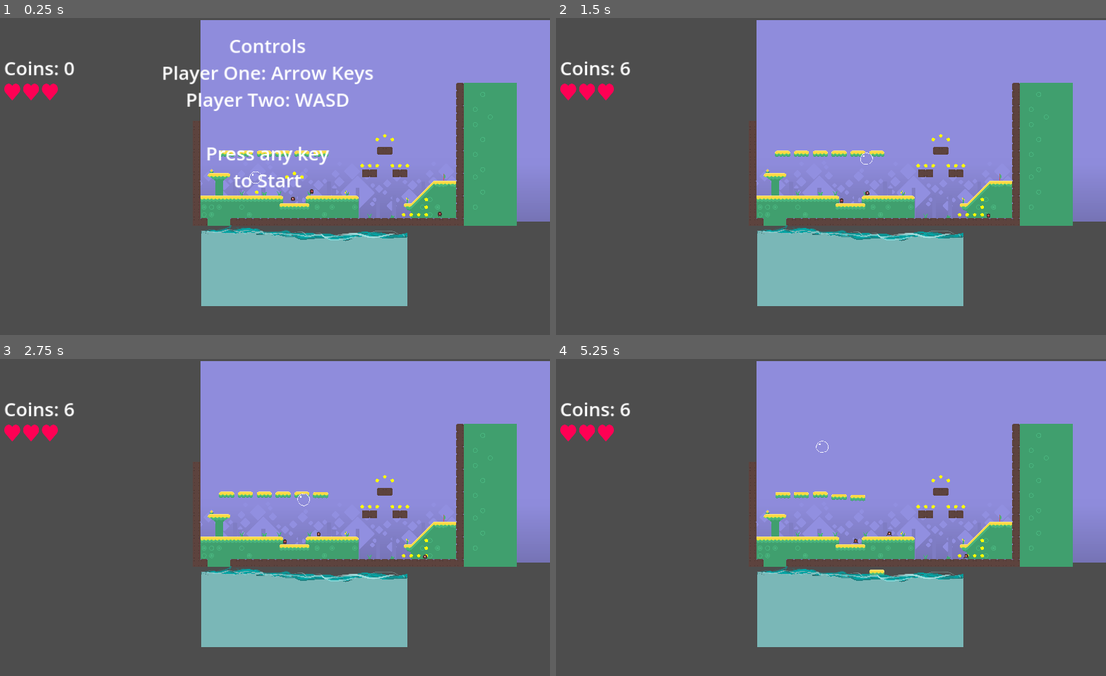
Above: before the commit, frames 1-4 (two rows, left to right).
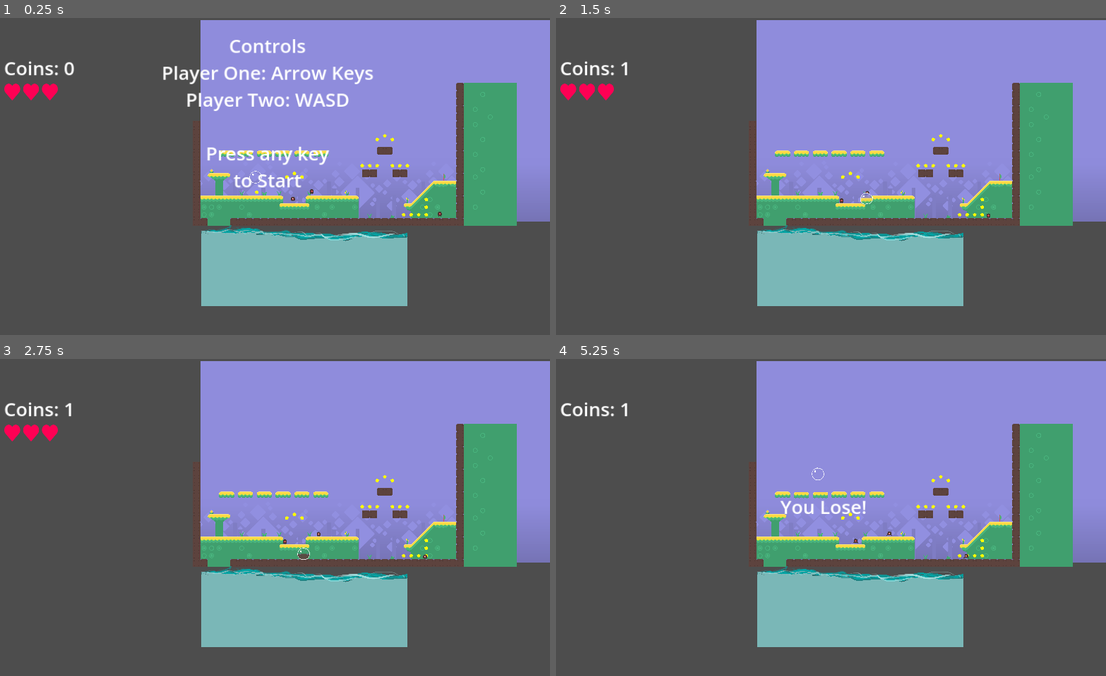
Above: after the commit, the same moments.

Repository: bcrandall0520/BubbleBois
Game: Godot game, scene res://main.tscn
Same seed, same stepped clock (60 frames per second), same inputs: the game is played once before the commit and once after it. This scene is started directly instead of the project's main scene.
Inputs (mouse positions are in pixels of both pictures, inside the frame that each line leads up to):
- Up to frame 1 (0.25 s): no input
- Up to frame 2 (1.5 s): tap Enter at 0.5 s; move the mouse to (798, 239) at 0.52 s; hold Down (player_1_fast_fall) 0.53-1.28 s; hold Right (player_1_right) from 0.53 s (still down); click (798, 239) at 0.67 s; tap Up (player_1_jump) at 0.77, 0.8, 1.07, 1.35 s; move the mouse to (990, 224) at 1.27 s
- Up to frame 3 (2.75 s): tap Up (player_1_jump) at 1.52, 1.82, 2.3 s; tap Down (player_1_fast_fall) at 1.55 s; move the mouse to (99, 469) at 2.02 s; release Right (player_1_right) at 2.03 s; hold Left (player_1_left) from 2.03 s (still down); hold Down (player_1_fast_fall) from 2.03 s (still down)
- Up to frame 4 (5.25 s): move the mouse to (853, 517) at 2.77 s; release Down (player_1_fast_fall) at 2.78 s; tap A (player_2_left) at 2.85 s; click (853, 517) at 2.92 s; tap Up (player_1_jump) at 3.02, 3.32, 3.77, 3.8, 4.07, 4.52, 4.82, 5.1 s; tap Down (player_1_fast_fall) at 3.05, 4.35 s; tap Space at 3.5 s; move the mouse to (737, 438) at 3.52 s; tap D (player_2_right) at 3.6 s; move the mouse to (946, 501) at 4.27 s; release Left (player_1_left) at 4.28 s; hold Right (player_1_right) from 4.28 s (still down); move the mouse to (710, 533) at 5.02 s; click (710, 533) at 5.17 s

The runs differ from the first frame. In frame 1, less than 0.1% of the frame differs, in the area x 45-48%, y 48-53%; in frame 2, 0.1%; in frame 3, 0.2%; in frame 4, 1.0%, in the area x 0-60%, y 13-69%.

Commit message:
Update physics

Diff:
--- a/components/enemy/fly.gd
+++ b/components/enemy/fly.gd
@@ -2,3 +2,8 @@
 
 func _ready():
 	$FlyAnimation.play('Idle')
+
+
+func _on_fly_hitbox_body_entered(body: Node2D) -> void:
+	if body.is_in_group("players"):
+		body.call("pop");
--- a/components/enemy/fly.tscn
+++ b/components/enemy/fly.tscn
@@ -58,13 +58,15 @@
 "": SubResource("AnimationLibrary_kgyae")
 }
 
-[node name="Area2D" type="Area2D" parent="."]
+[node name="FlyHitbox" type="Area2D" parent="."]
 position = Vector2(-0.4, 0.4)
 collision_layer = 3
 collision_mask = 3
 
-[node name="CollisionShape2D" type="CollisionShape2D" parent="Area2D"]
+[node name="CollisionShape2D" type="CollisionShape2D" parent="FlyHitbox"]
 light_mask = 3
 visibility_layer = 3
 position = Vector2(-2.98023e-08, 2.98023e-08)
 shape = SubResource("CircleShape2D_nbhhs")
+
+[connection signal="body_entered" from="FlyHitbox" to="." method="_on_fly_hitbox_body_entered"]
--- a/components/player/character_body_2d.gd
+++ b/components/player/character_body_2d.gd
@@ -2,41 +2,62 @@
 
 
 const SPEED = 1000.0
-const JUMP_VELOCITY = -1000.0
+const JUMP_VELOCITY = -3000.0
 const FAST_FALL_VELOCITY = 1000.0
 
-var IN_WATER;
+var in_water
+var fastfalling
 
 func _ready():
-	var IN_WATER = false
+    var in_water = false
+    var fastfalling = false
 
 func _physics_process(delta: float) -> void:
-	# Add the gravity.
-	if not IN_WATER:
-		velocity += get_gravity() * delta
-		velocity.y -= velocity.y * delta
-	else:
-		velocity -= get_gravity() * delta
-		velocity.y -= velocity.y * delta
+    # Add the gravity.
+    if not in_water:
+        if fastfalling:
+            velocity += get_gravity() * delta * 4
+        else:
+            velocity += get_gravity() * delta * 0.8
+        velocity.y -= velocity.y * delta * 0.7
+    else:
+        if fastfalling and velocity.y > 0:
+            velocity -= get_gravity() * delta * 2
+        else:
+            velocity -= get_gravity() * delta * 4
+        velocity.y -= velocity.y * delta * 0.7
+        fastfalling = false
 
 
-	# Handle jump.
-	if Input.is_action_just_pressed("player_1_jump"):
-		velocity.y = JUMP_VELOCITY
-	if Input.is_action_just_pressed("player_1_fast_fall"):
-		velocity.y = FAST_FALL_VELOCITY
-	# Get the input direction and handle the movement/deceleration.
-	# As good practice, you should replace UI actions with custom gameplay actions.
-	var direction := Input.get_axis("player_1_left", "player_1_right")
-	if direction:
-		velocity.x = direction * SPEED
-	else:
-		velocity.x = move_toward(velocity.x, 0, SPEED)
+    # Handle jump.
+    if Input.is_action_just_pressed("player_1_jump"):
+        if in_water:
+            velocity.y = JUMP_VELOCITY
+    if Input.is_action_just_pressed("player_1_fast_fall"):
+        velocity.y = FAST_FALL_VELOCITY
 
-	move_and_slide()
+    if Input.is_action_pressed("player_1_fast_fall"):
+        fastfalling = true
+    else:
+        fastfalling = false
+
+
+    # Get the input direction and handle the movement/deceleration.
+    # As good practice, you should replace UI actions with custom gameplay actions.
+    var direction := Input.get_axis("player_1_left", "player_1_right")
+    if direction:
+        velocity.x = direction * SPEED
+    else:
+        velocity.x = move_toward(velocity.x, 0, SPEED)
+
+    move_and_slide()
 
 func pushup(force: float):
-	IN_WATER = true;
+    in_water = true
 
 func leftTheWater():
-	IN_WATER = false;
+    in_water = false
+
+func pop():
+    #get_tree().paused = true
+    pass
Not shown: 1 places in components/enemy/fly.tscn that only renumber resources
Not shown: 1 places in components/platform/waterSurface.tscn that only renumber resources
Not shown: 1 places in components/player/player.tscn that only renumber resources
Not shown: 1 places in test_main.tscn that only renumber resources
